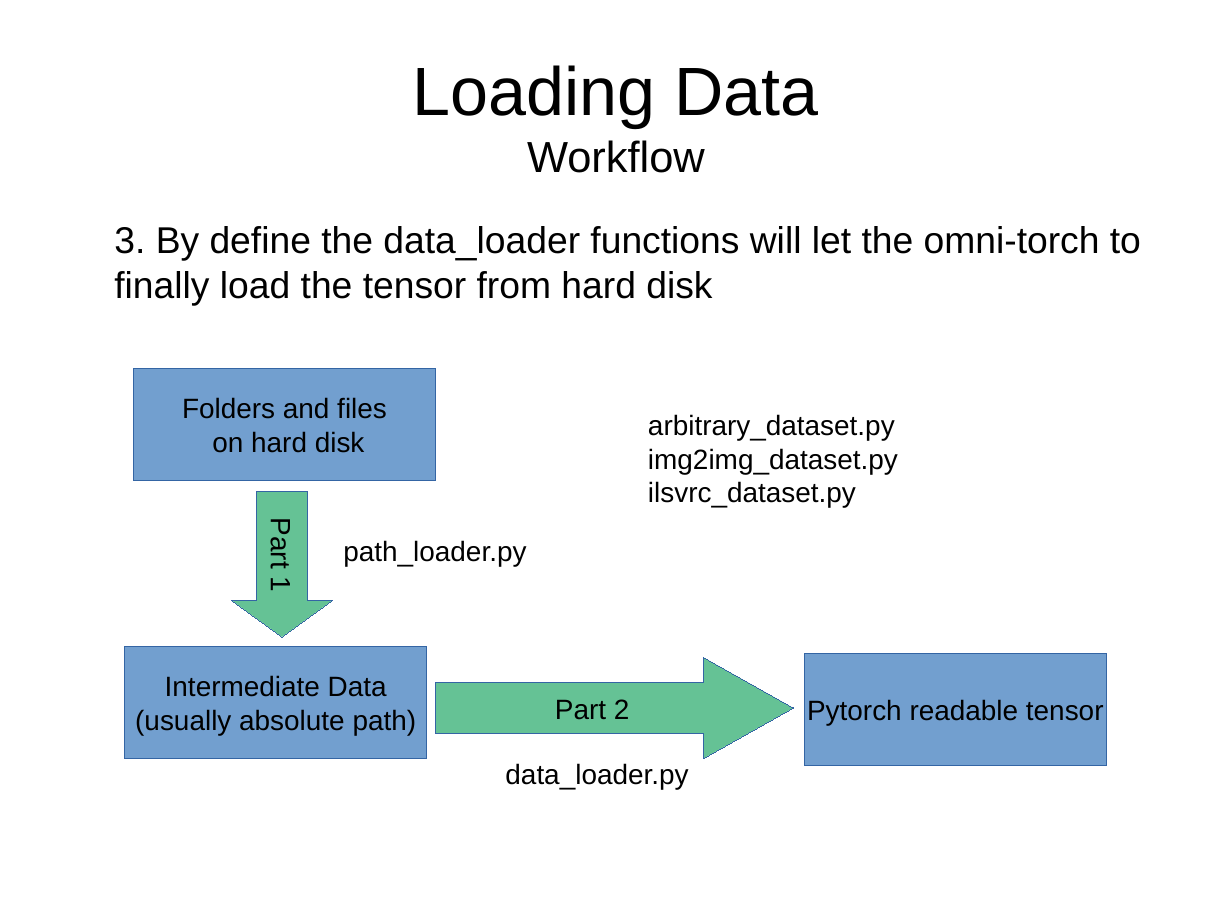
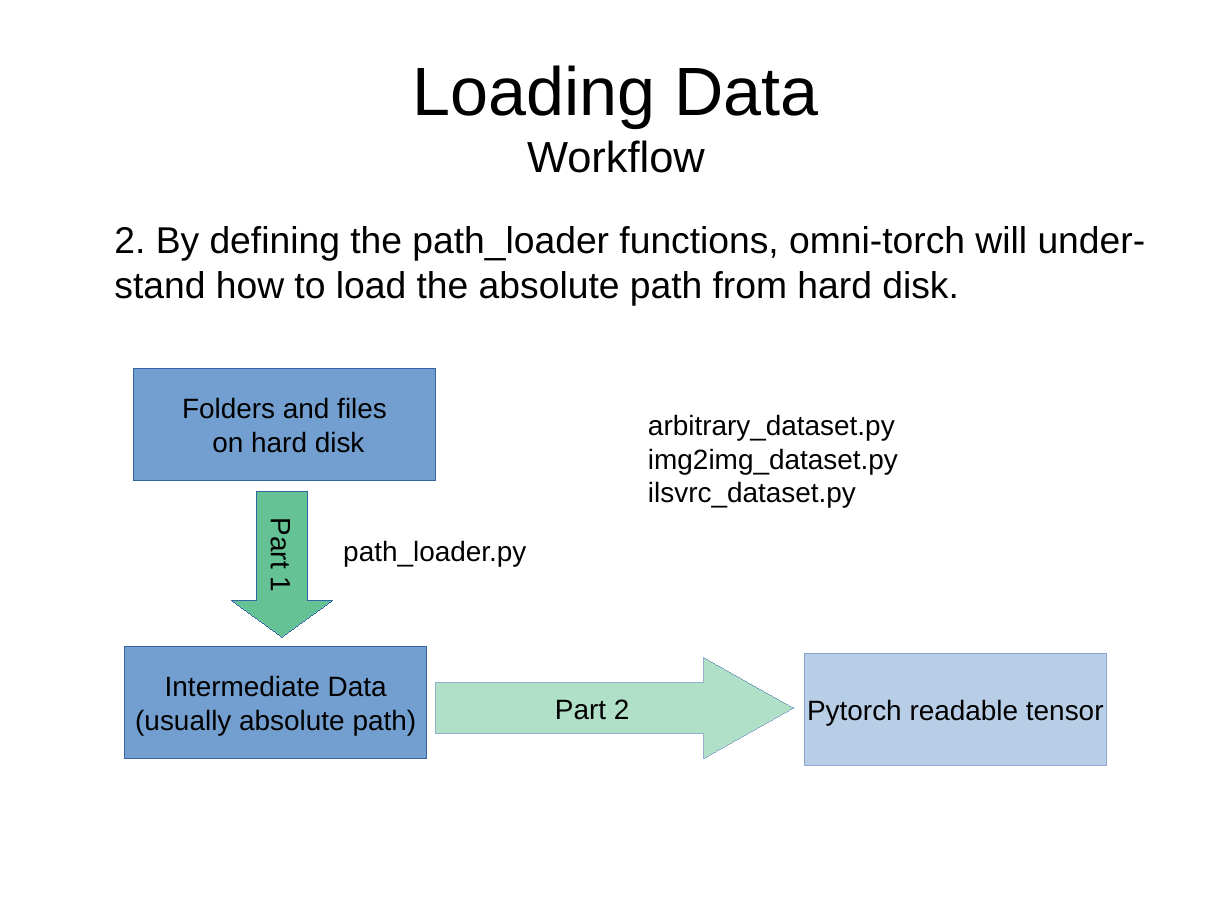
Before and after one commit to loveorchids/omni_torch, a slide deck: slide 8 of Documentations.odp. Drawn at 1232x924 pixels with LibreOffice and Linux fonts; fonts in the diff are those of the drawing. Boxes give left, top, right and bottom in pixels: in the first picture for what was removed or moved away, otherwise in the second. Text is boxed around its words. In the diff, an @@ line names an element or a change of style, - is before the commit and + after.

```diff
--- a/Documentations.odp
+++ b/Documentations.odp
@@ text at bbox=[114, 226, 1146, 305]: text changed @@
-3. By define the data_loader functions will let the omni-torch to finally load the tensor from hard disk
+2. By defining the path_loader functions, omni-torch will under-stand how to load the absolute path from hard disk.
@@ right arrow "Part 2" at bbox=[436, 658, 794, 759]: fill #65C295 to #65C295 at 50% opacity @@
@@ rectangle "Pytorch readable tensor" at bbox=[805, 654, 1107, 766]: fill #729FCF to #729FCF at 50% opacity @@
@@ text removed at bbox=[505, 763, 688, 789] @@
-data_loader.py
```
Also in this commit, not shown: 10 other slides changed, 2 slides added, 2 slides removed, 1 other file.
